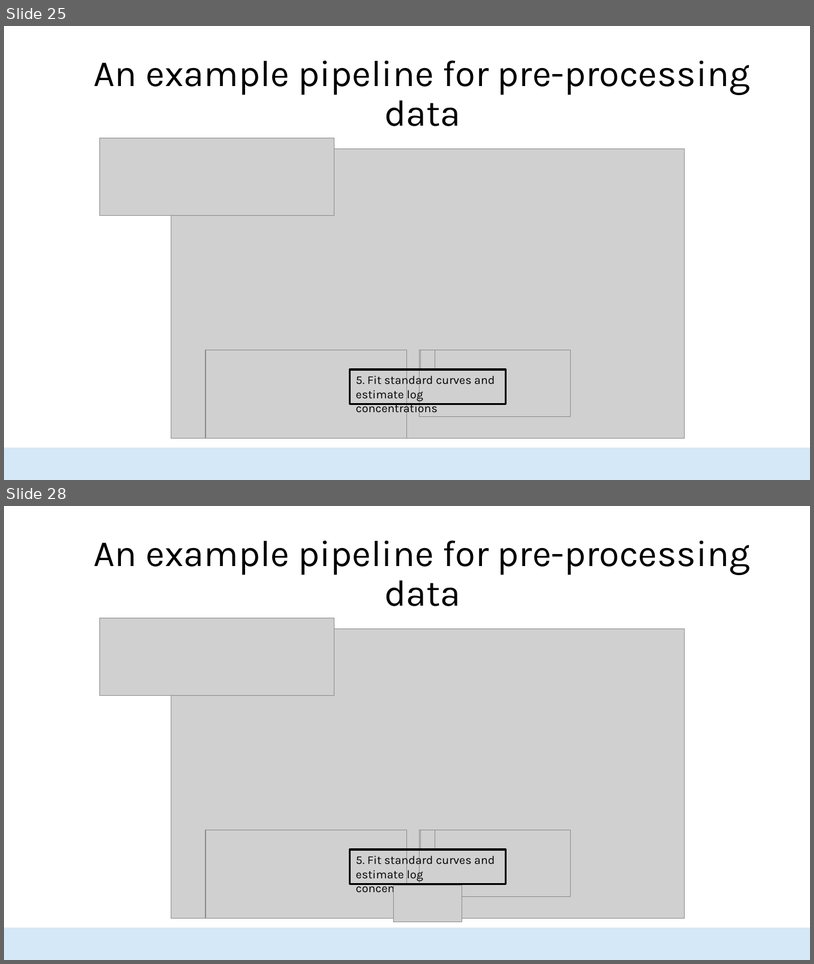
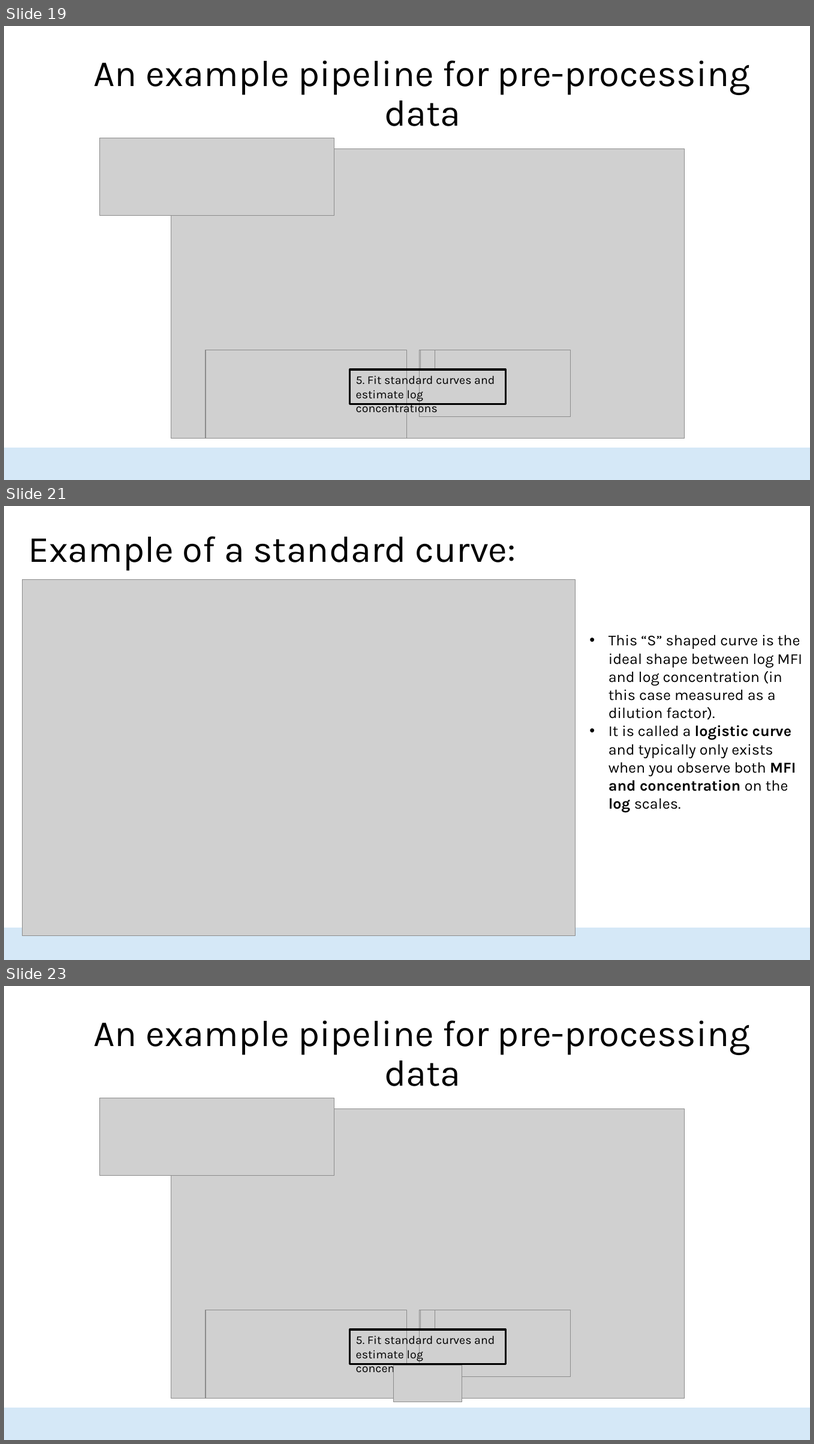
Before and after one commit to HopkinsIDD/seroanalytics_workshop, a slide deck: Lecture 2/Lecture 2 draft V2.pptx. Shown one above the other, each under a label of ours: slides 25 and 28 before the commit, slides 19, 21 and 23 after it; the slides between them are not shown. The pictures are 814x964 and 814x1444 pixels, drawn with LibreOffice and Linux fonts; fonts in the diff are those of the drawing; grey boxes stand for pictures; background and template pictures are left out. Boxes give left, top, right and bottom in pixels: in the first picture for what was removed or moved away, otherwise in the second. Text is boxed around its words. In the diff, an @@ line names an element or a change of style, - is before the commit and + after.

```diff
--- a/Lecture 2/Lecture 2 draft V2.pptx
+++ b/Lecture 2/Lecture 2 draft V2.pptx
@@ slide 21 added at bbox=[4, 506, 810, 960], background #FFFFFF; not listed: 1 template element that a slide beside it also shows @@
@@ title added at bbox=[29, 536, 516, 571], 44 pt, text #000000 @@
+Example of a standard curve:
@@ picture added at bbox=[22, 579, 576, 936] @@
@@ text added at bbox=[609, 634, 803, 813], 18 pt, text #000000 @@
+• This “S” shaped curve is the ideal shape between log MFI and log concentration (in this case measured as a dilution factor).
+• It is called a logistic curve and typically only exists when you observe both MFI and concentration on the log scales.
@@ what was slide 25 is now slide 19 @@
@@ what was slide 28 is now slide 23 @@
```
Also in this commit, not shown: 12 slides changed, 8 other slides added, 17 slides removed.
